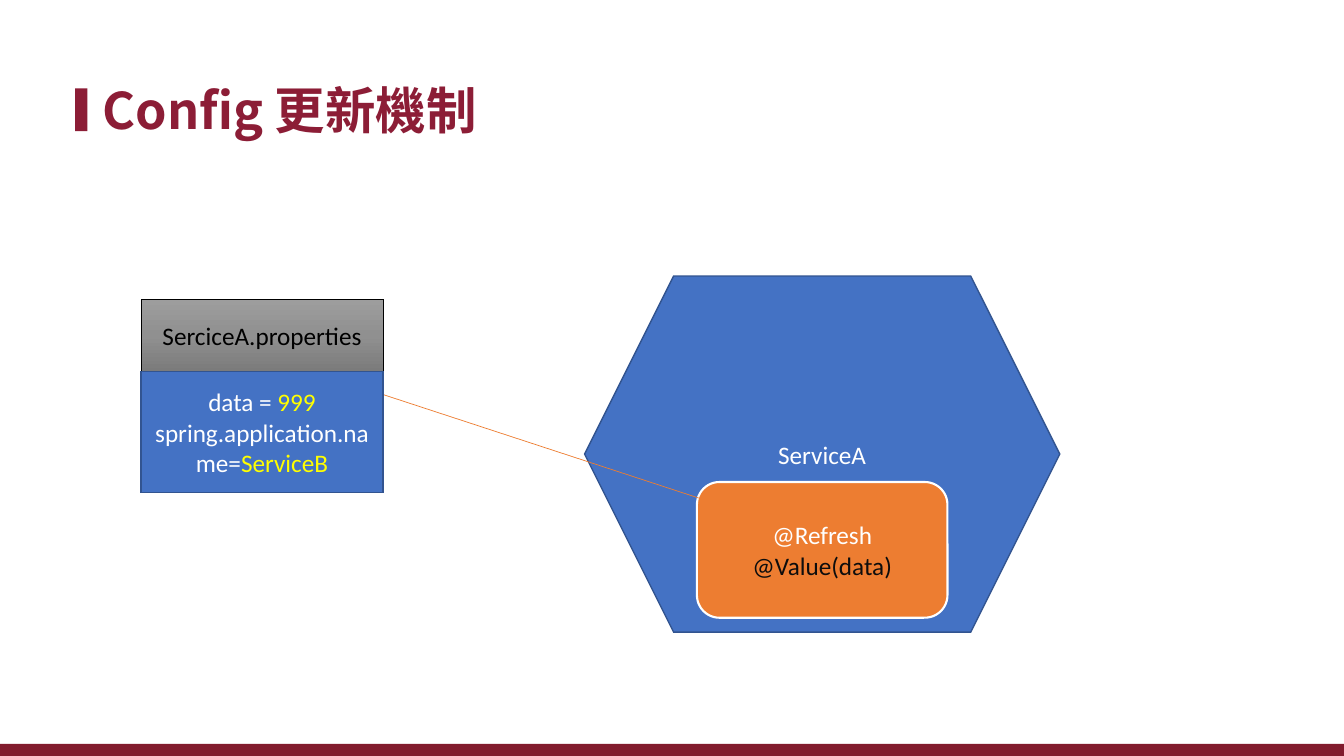
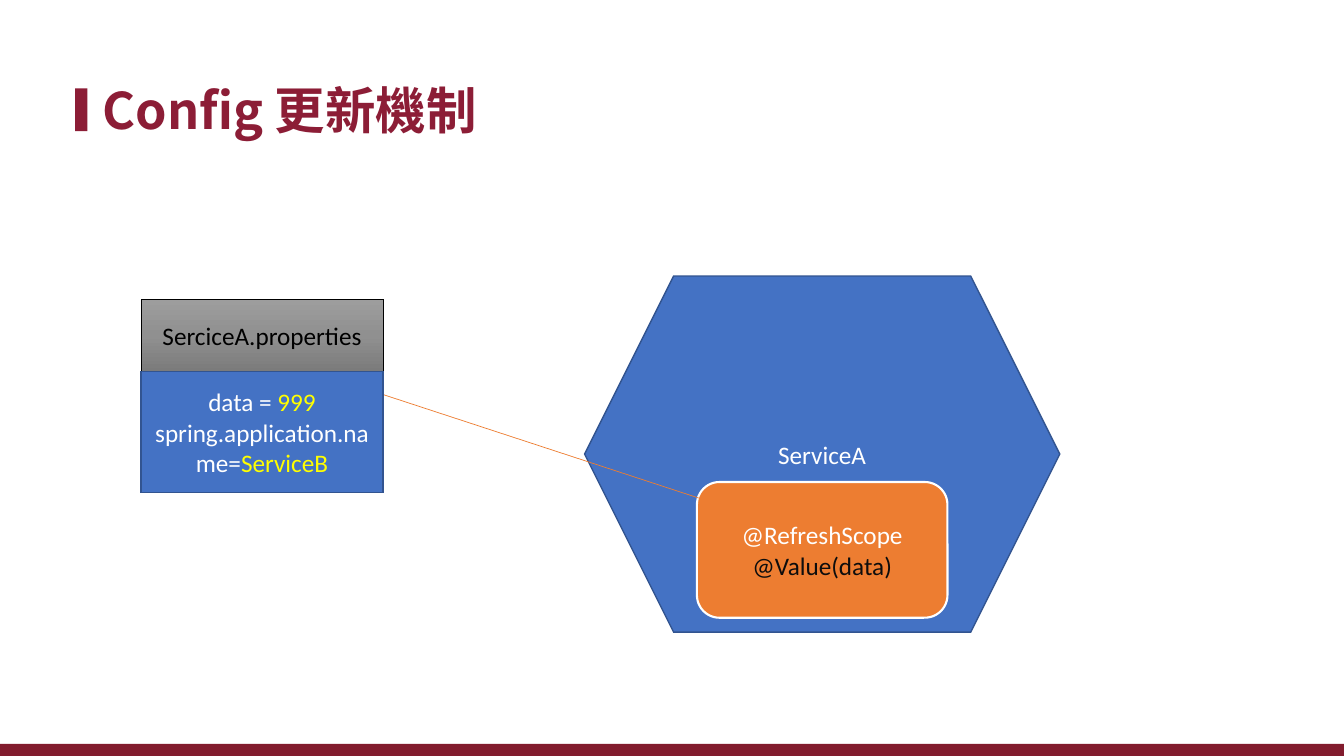
Before and after one commit to xiauchen/4__ConfigAndConsul, a slide deck: slide 32 of 空白PPT.pptx (slide 31 before the commit). Drawn at 1344x756 pixels with LibreOffice and Linux fonts; fonts in the diff are those of the drawing; background and template pictures are left out. Boxes give left, top, right and bottom in pixels: in the first picture for what was removed or moved away, otherwise in the second. Text is boxed around its words. In the diff, an @@ line names an element or a change of style, - is before the commit and + after.

Commit message:
config merge eureka

```diff
--- a/空白PPT.pptx
+++ b/空白PPT.pptx
@@ text in rounded rectangle at (742, 526, 903, 548): text changed @@
-@Refresh
+@RefreshScope
```
Also in this commit, not shown: 4 other slides changed, 3 slides added, 1 slide removed, 7 other files.
